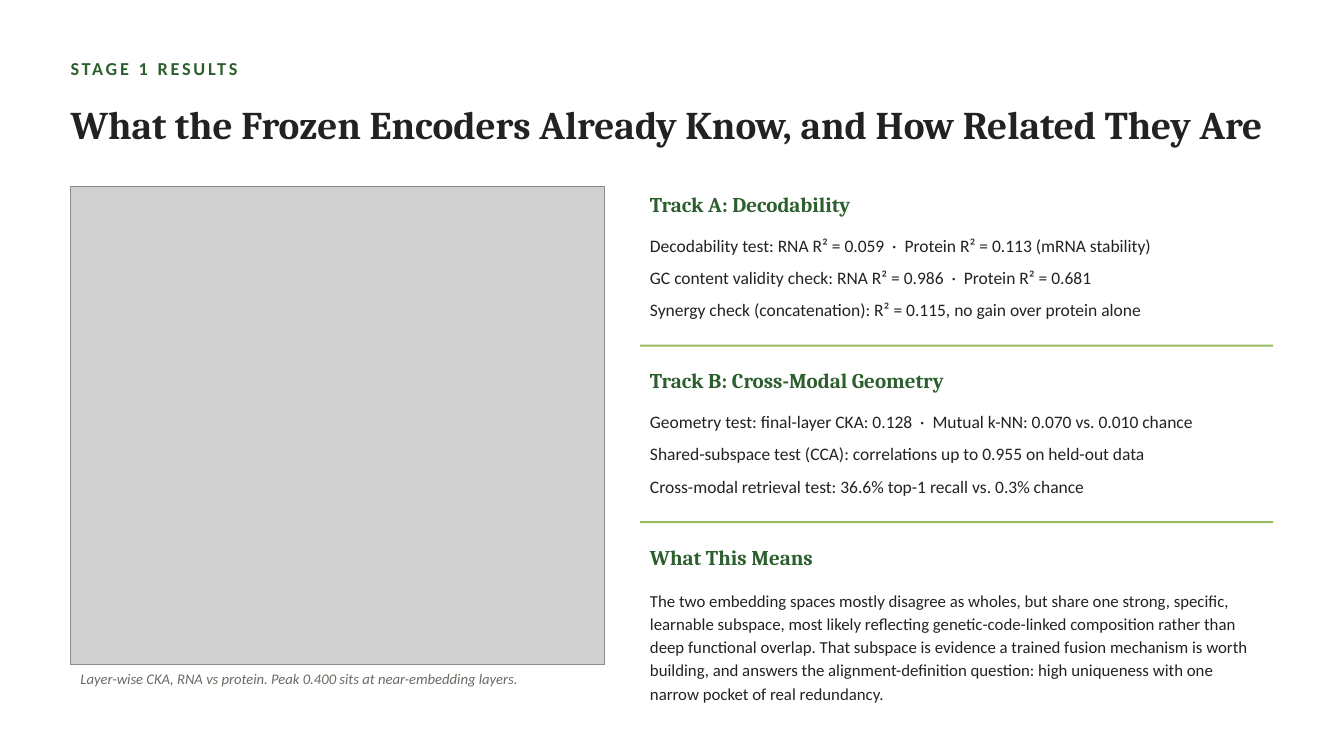
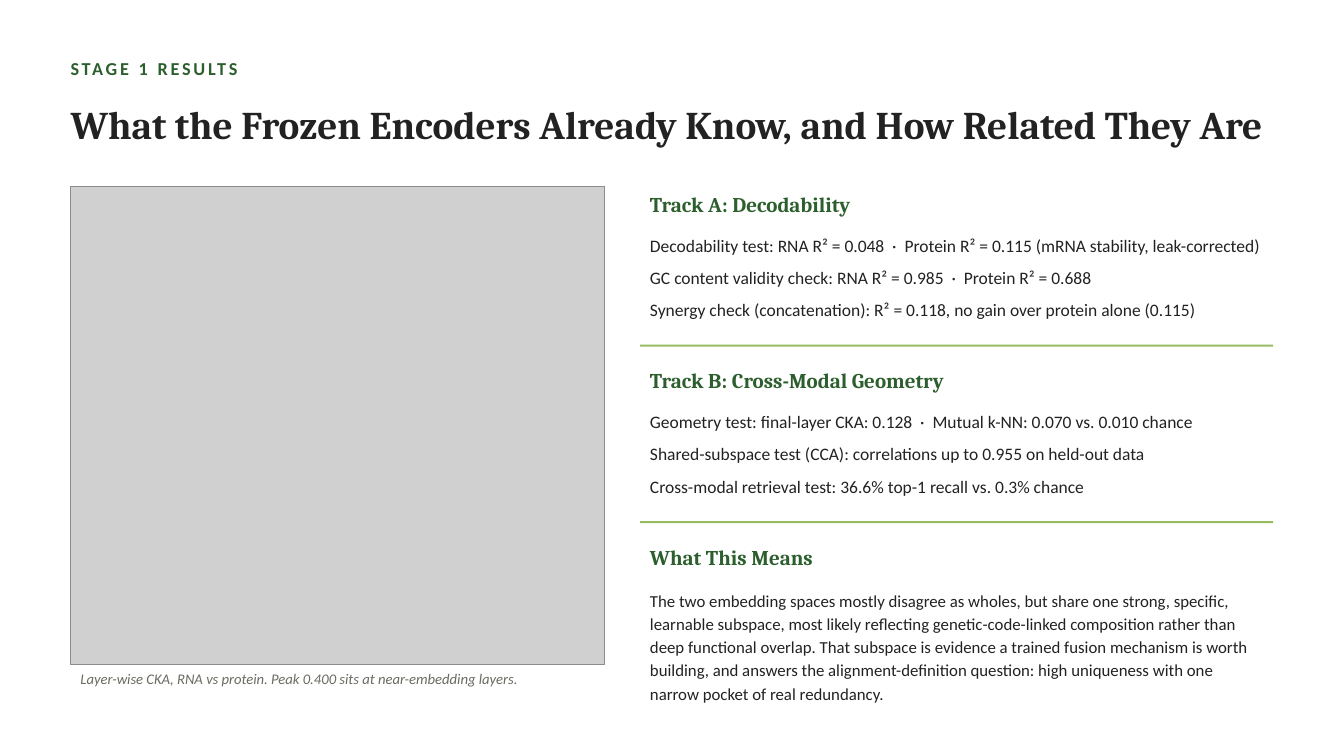
Before and after one commit to jtmckinley4/RNA-Protein-Multimodal-Fusion, a slide deck: slide 3 of Notes/Mina_Meeting_Slides_2026-09-23.pptx. Drawn at 1344x756 pixels with LibreOffice and Linux fonts; fonts in the diff are those of the drawing; grey boxes stand for pictures. Boxes give left, top, right and bottom in pixels: in the first picture for what was removed or moved away, otherwise in the second. Text is boxed around its words. In the diff, an @@ line names an element or a change of style, - is before the commit and + after.

```diff
--- a/Notes/Mina_Meeting_Slides_2026-09-23.pptx
+++ b/Notes/Mina_Meeting_Slides_2026-09-23.pptx
@@ text at bbox=[650, 238, 1260, 255]: text changed @@
-Decodability test: RNA R² = 0.059 · Protein R² = 0.113 (mRNA stability)
+Decodability test: RNA R² = 0.048 · Protein R² = 0.115 (mRNA stability, leak-corrected)
@@ text at bbox=[650, 270, 1091, 287]: text changed @@
-GC content validity check: RNA R² = 0.986 · Protein R² = 0.681
+GC content validity check: RNA R² = 0.985 · Protein R² = 0.688
@@ text at bbox=[650, 302, 1195, 319]: text changed @@
-Synergy check (concatenation): R² = 0.115, no gain over protein alone
+Synergy check (concatenation): R² = 0.118, no gain over protein alone (0.115)
```
Also in this commit, not shown: 4 other slides changed, 3 other files.
